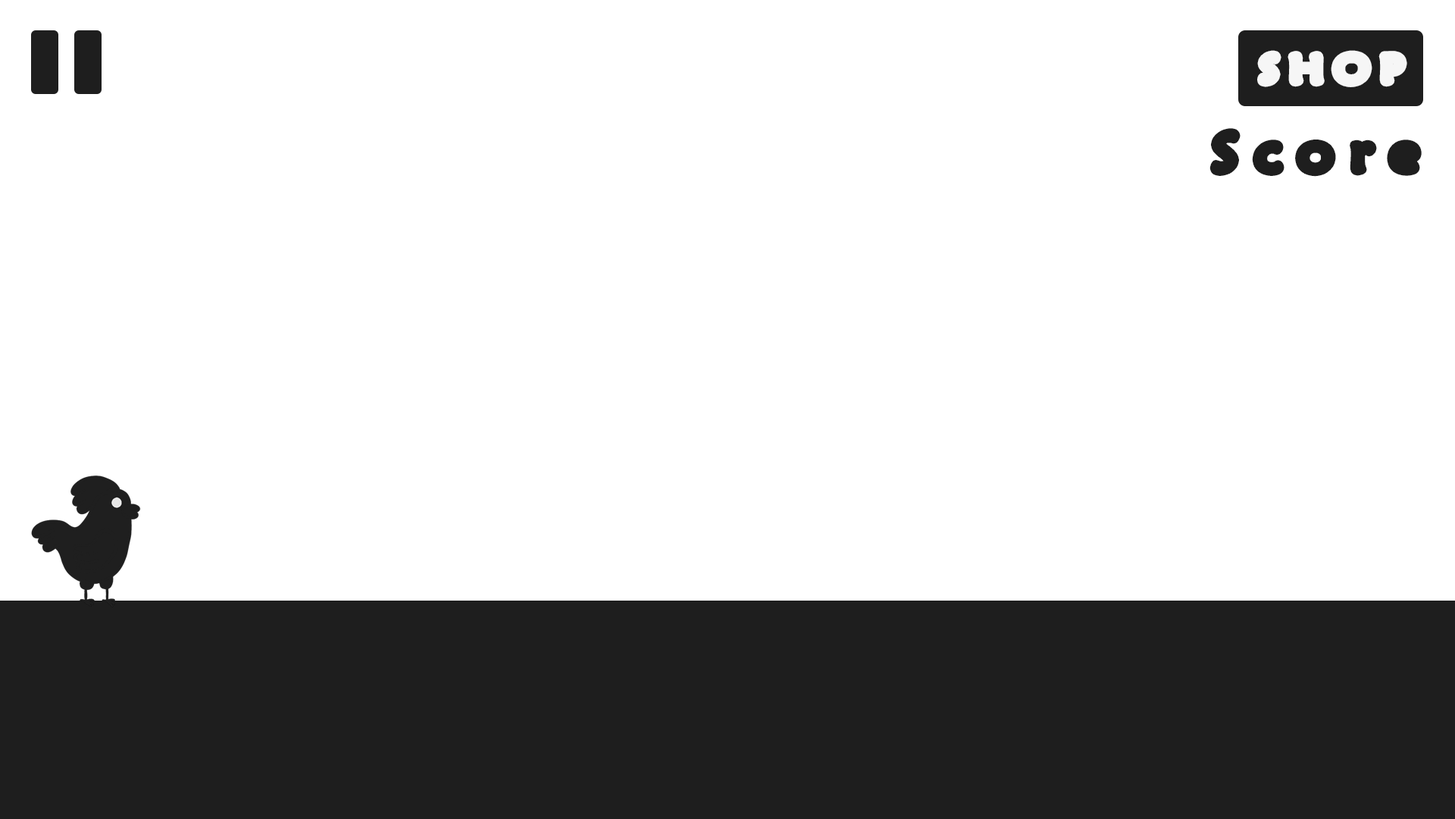
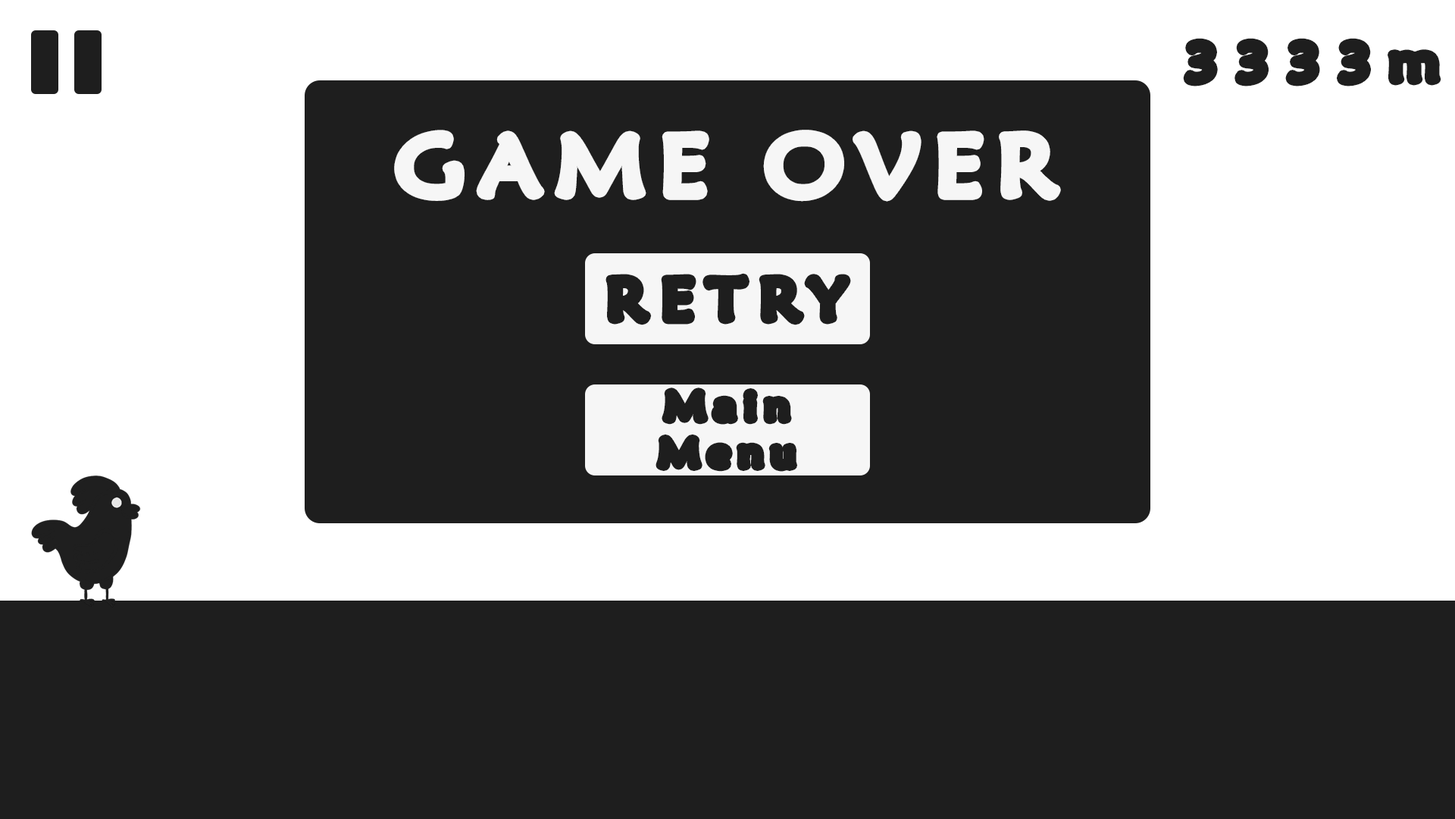
The second w=1455, h=819 image is a revision of the first. Changes to its layers:
added group "Main Menu Button" with 2 layers above "Retry Button" over [585, 384, 871, 476]
added layer "Main Menu" in group "Main Menu Button" over [660, 391, 793, 467]
added layer "Rounded Rectangle 3" (1st of 2, in "Main Menu Button") in group "Main Menu Button" over [585, 384, 871, 476]
added group "Retry Button" with 2 layers above "GAME OVER" over [585, 253, 871, 345]
added layer "RETRY" in group "Retry Button" over [610, 277, 847, 321]
added layer "Rounded Rectangle 3" (2nd of 2, in "Retry Button") in group "Retry Button" over [585, 253, 871, 345]
added layer "GAME OVER" above "Rounded Rectangle 2" over [398, 134, 1057, 198]
added layer "Rounded Rectangle 2" above "3333m" over [304, 80, 1151, 524]
renamed "Score" to "3333m", painted on it over [1187, 42, 1438, 173]
removed layer "SHOP" over [1262, 54, 1404, 83]
removed layer "Rectangle 1" over [1238, 30, 1424, 107]
